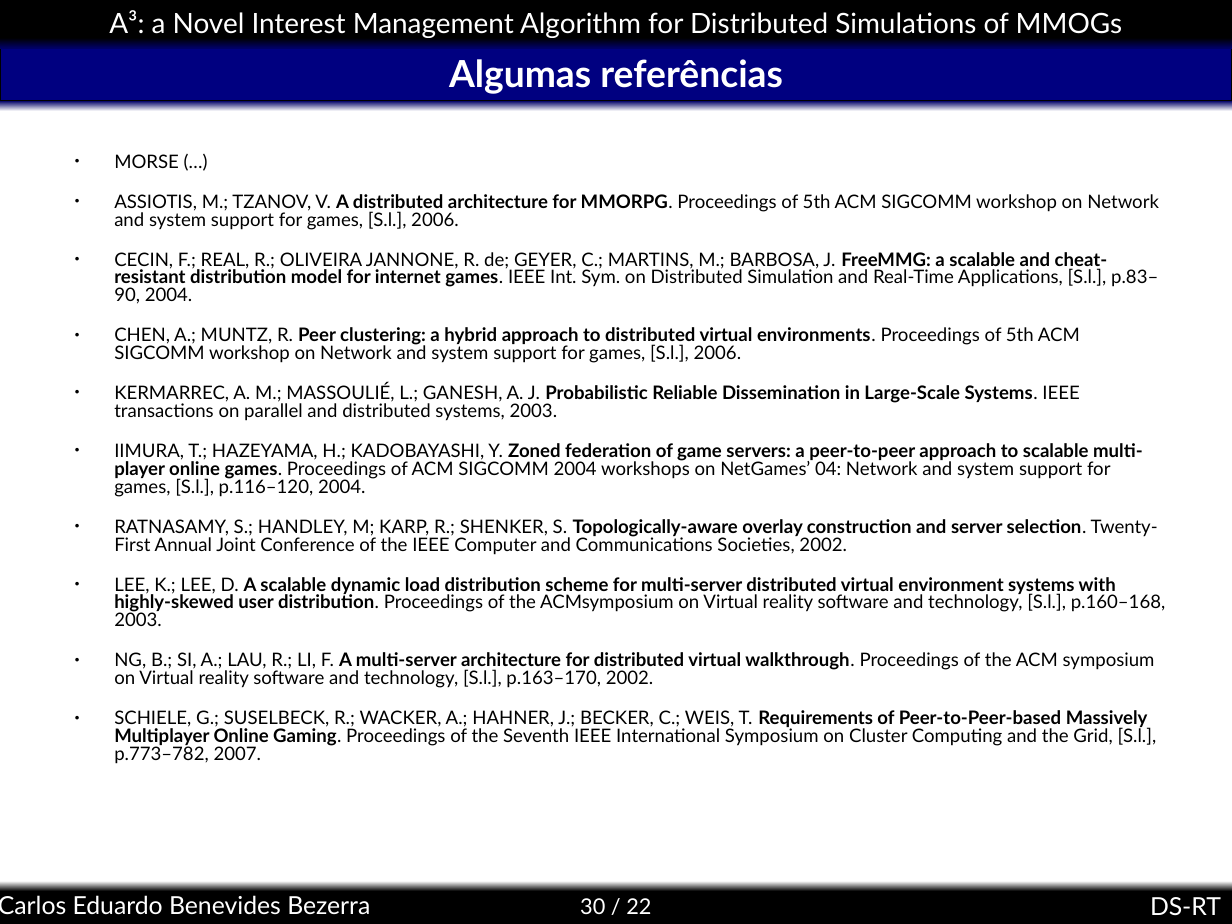
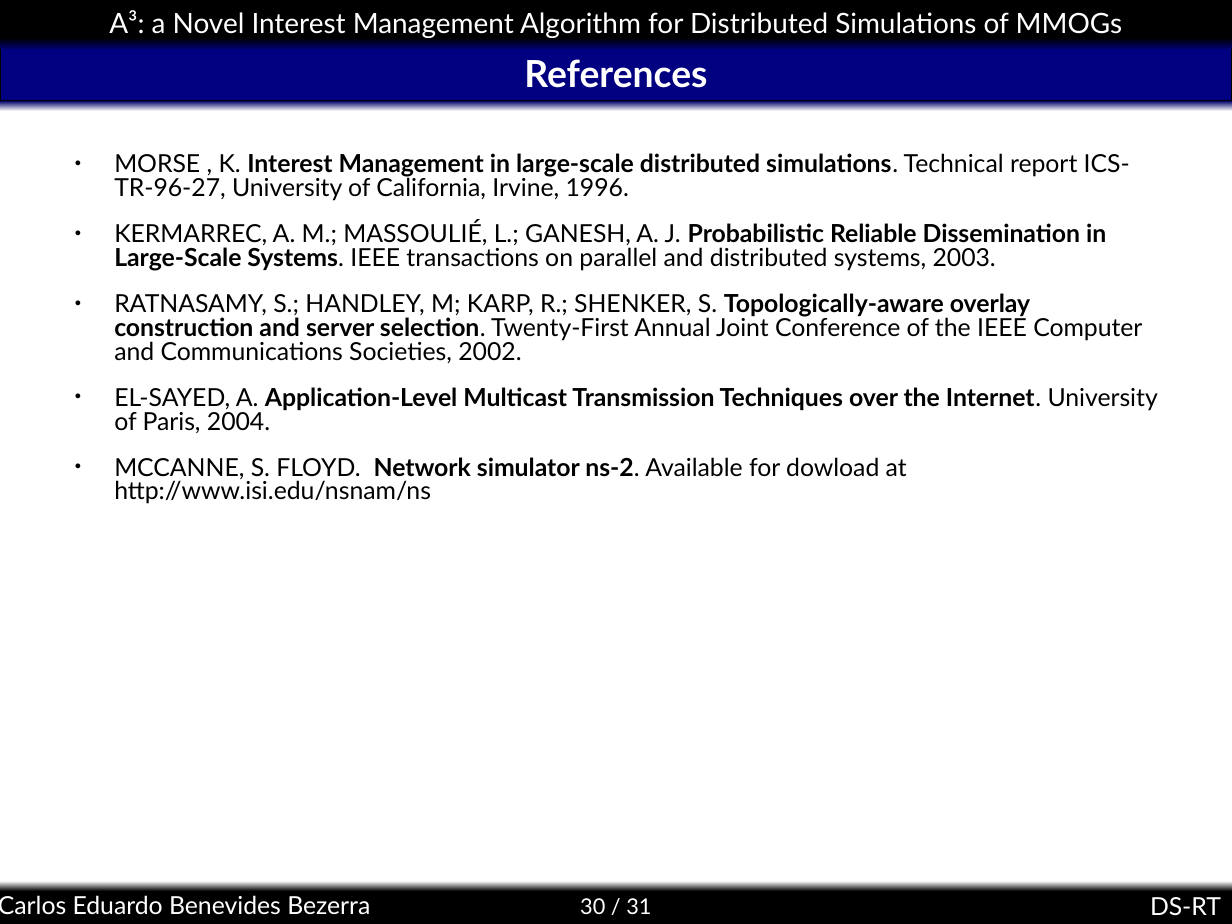
Before and after one commit to kdubezerra/kdubezerra, a slide deck: slide 30 of textos/dsrt/a3slides.ppt. Drawn at 1232x924 pixels with LibreOffice and Linux fonts; fonts in the diff are those of the drawing; background and template pictures are left out. Boxes give left, top, right and bottom in pixels: in the first picture for what was removed or moved away, otherwise in the second. Text is boxed around its words. In the diff, an @@ line names an element or a change of style, - is before the commit and + after.

```diff
--- a/textos/dsrt/a3slides.ppt
+++ b/textos/dsrt/a3slides.ppt
@@ title at (524, 59, 707, 88): text changed @@
-Algumas referências
+References
@@ text at (114, 153, 1130, 201): text changed; size 12 to 16 pt @@
-● MORSE (…)
-● ASSIOTIS, M.; TZANOV, V. A distributed architecture for MMORPG. Proceedings of 5th ACM SIGCOMM workshop on Network and system support for games, [S.l.], 2006.
-● CECIN, F.; REAL, R.; OLIVEIRA JANNONE, R. de; GEYER, C.; MARTINS, M.; BARBOSA, J. FreeMMG: a scalable and cheat-resistant distribution model for internet games. IEEE Int. Sym. on Distributed Simulation and Real-Time Applications, [S.l.], p.83–90, 2004.
-● CHEN, A.; MUNTZ, R. Peer clustering: a hybrid approach to distributed virtual environments. Proceedings of 5th ACM SIGCOMM workshop on Network and system support for games, [S.l.], 2006.
+● MORSE , K. Interest Management in large-scale distributed simulations. Technical report ICS-TR-96-27, University of California, Irvine, 1996.
@@ text at (114, 221, 1142, 363): size 12 to 16 pt in "KERMARREC, A. M.; MASSOULIÉ, L.; GANESH, A. ...", "RATNASAMY, S.; HANDLEY, M; KARP, R.; SHENKER, ..." @@
@@ text at (114, 387, 1158, 504): text changed; size 12 to 16 pt @@
-● LEE, K.; LEE, D. A scalable dynamic load distribution scheme for multi-server distributed virtual environment systems with highly-skewed user distribution. Proceedings of the ACMsymposium on Virtual reality software and technology, [S.l.], p.160–168, 2003.
-● NG, B.; SI, A.; LAU, R.; LI, F. A multi-server architecture for distributed virtual walkthrough. Proceedings of the ACM symposium on Virtual reality software and technology, [S.l.], p.163–170, 2002.
-● SCHIELE, G.; SUSELBECK, R.; WACKER, A.; HAHNER, J.; BECKER, C.; WEIS, T. Requirements of Peer-to-Peer-based Massively Multiplayer Online Gaming. Proceedings of the Seventh IEEE International Symposium on Cluster Computing and the Grid, [S.l.], p.773–782, 2007.
+● EL-SAYED, A. Application-Level Multicast Transmission Techniques over the Internet. University of Paris, 2004.
+● MCCANNE, S. FLOYD. Network simulator ns-2. Available for dowload at http://www.isi.edu/nsnam/ns
@@ text at (114, 443, 1143, 497): paragraph removed @@
-● IIMURA, T.; HAZEYAMA, H.; KADOBAYASHI, Y. Zoned federation of game servers: a peer-to-peer approach to scalable multi-player online games. Proceedings of ACM SIGCOMM 2004 workshops on NetGames’ 04: Network and system support for games, [S.l.], p.116–120, 2004.
@@ page number at (580, 898, 651, 914): text changed @@
-30 / 22
+30 / 31
```
Also in this commit, not shown: 14 other slides changed, 4 slides added, 4 slides removed.
